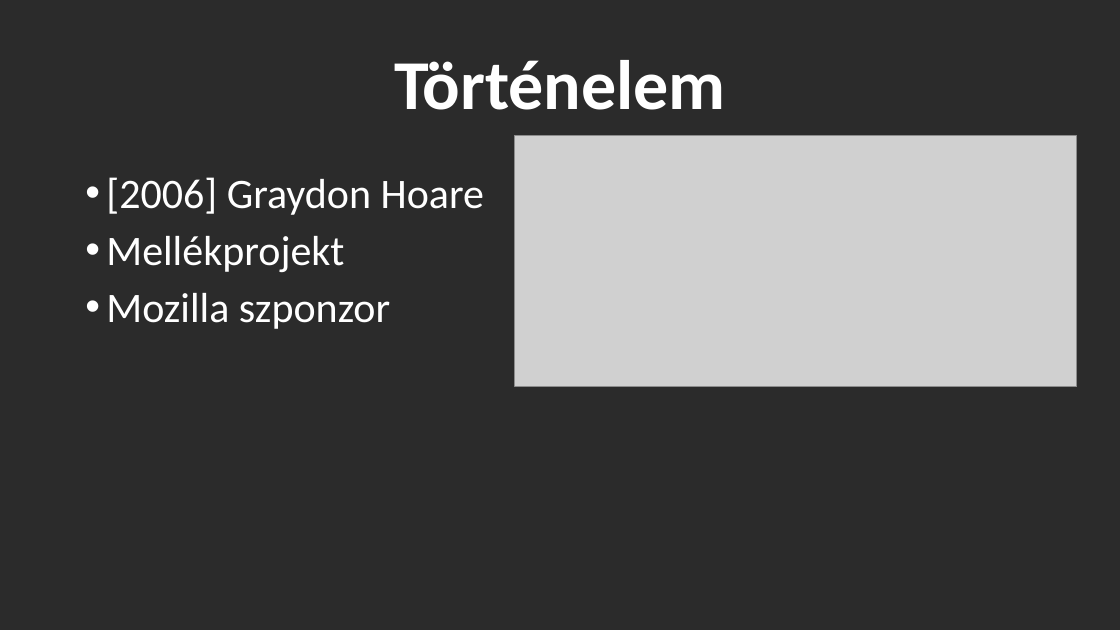
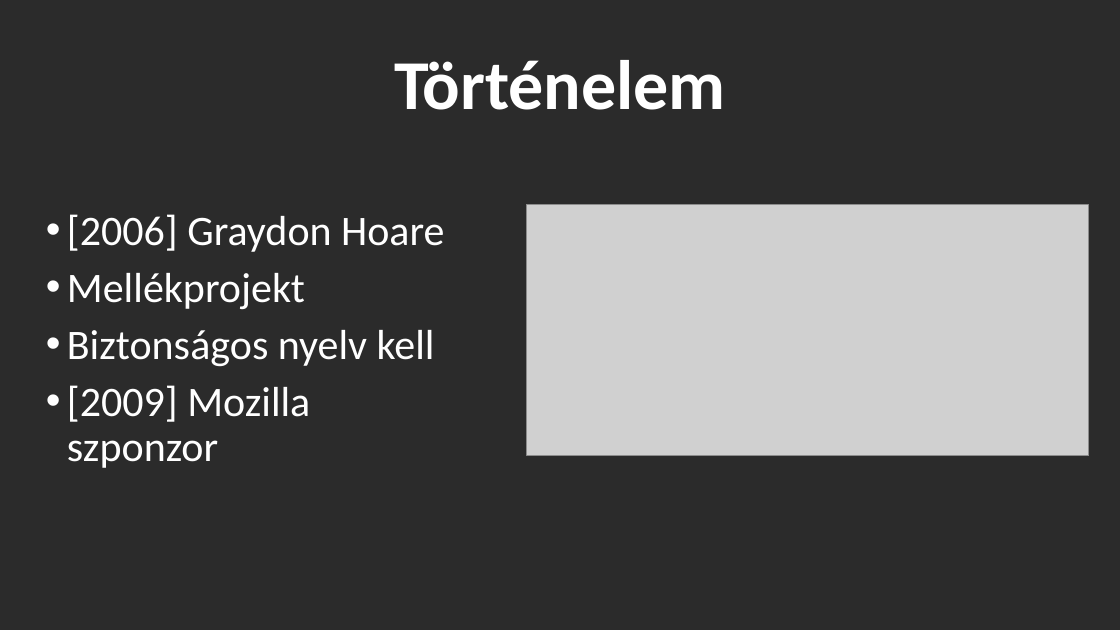
Before and after one commit to csandrisTurr/11-ppt, a slide deck: slide 3 of Beadandó - Császár András.pptx. Drawn at 1120x630 pixels with LibreOffice and Linux fonts; fonts in the diff are those of the drawing; grey boxes stand for pictures; background and template pictures are left out; a plain dark background stands for a picture behind light text. Boxes give left, top, right and bottom in pixels: in the first picture for what was removed or moved away, otherwise in the second. Text is boxed around its words. In the diff, an @@ line names an element or a change of style, - is before the commit and + after.

```diff
--- a/Beadandó - Császár András.pptx
+++ b/Beadandó - Császár András.pptx
@@ text "[2006] Graydon Hoare": place and size @@
-text "[2006] Graydon Hoare" at (106, 177, 484, 329)
+text "[2006] Graydon Hoare" at (67, 214, 444, 468)
@@ picture: place and size @@
-picture at (515, 136, 1077, 387)
+picture at (527, 205, 1089, 456)
@@ text at (67, 330, 435, 468): text changed @@
-• Mozilla szponzor
+• Biztonságos nyelv kell
+• [2009] Mozilla szponzor
```
Also in this commit, not shown: 1 other slide changed, 2 slides added, 2 slides removed.
